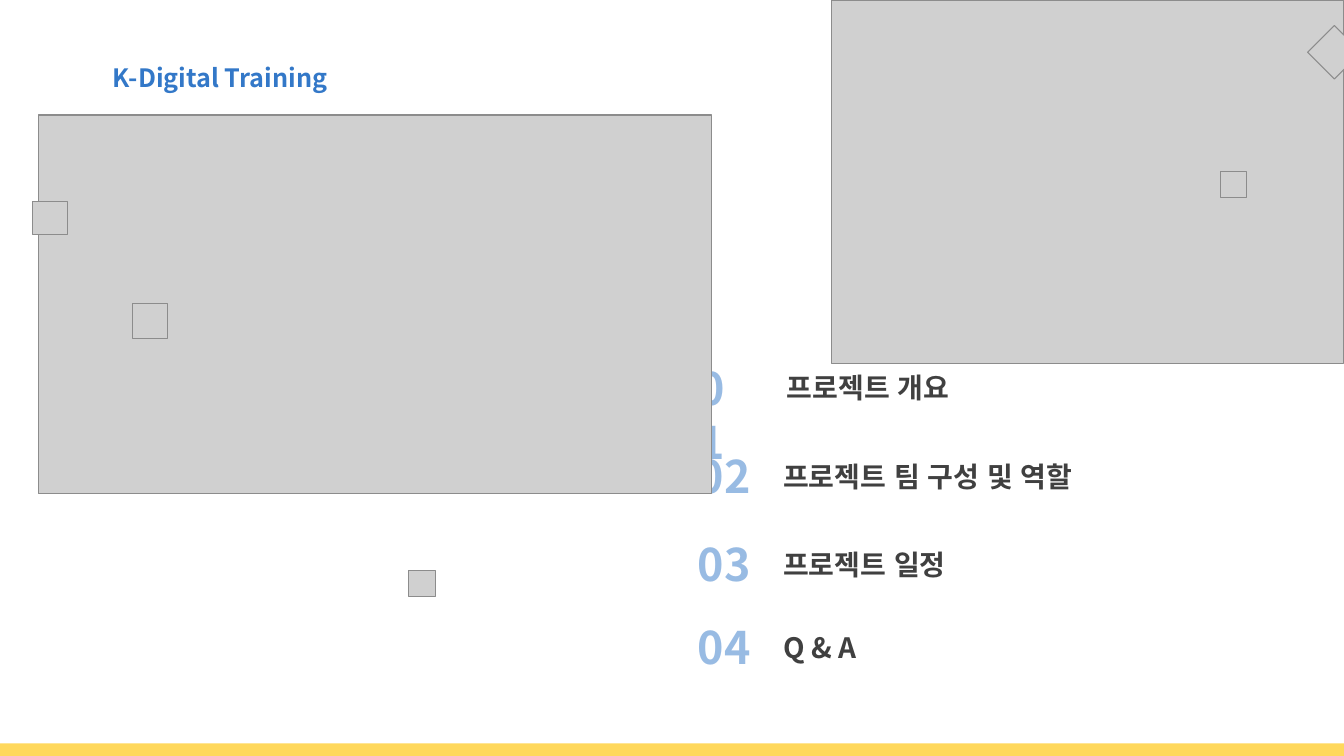
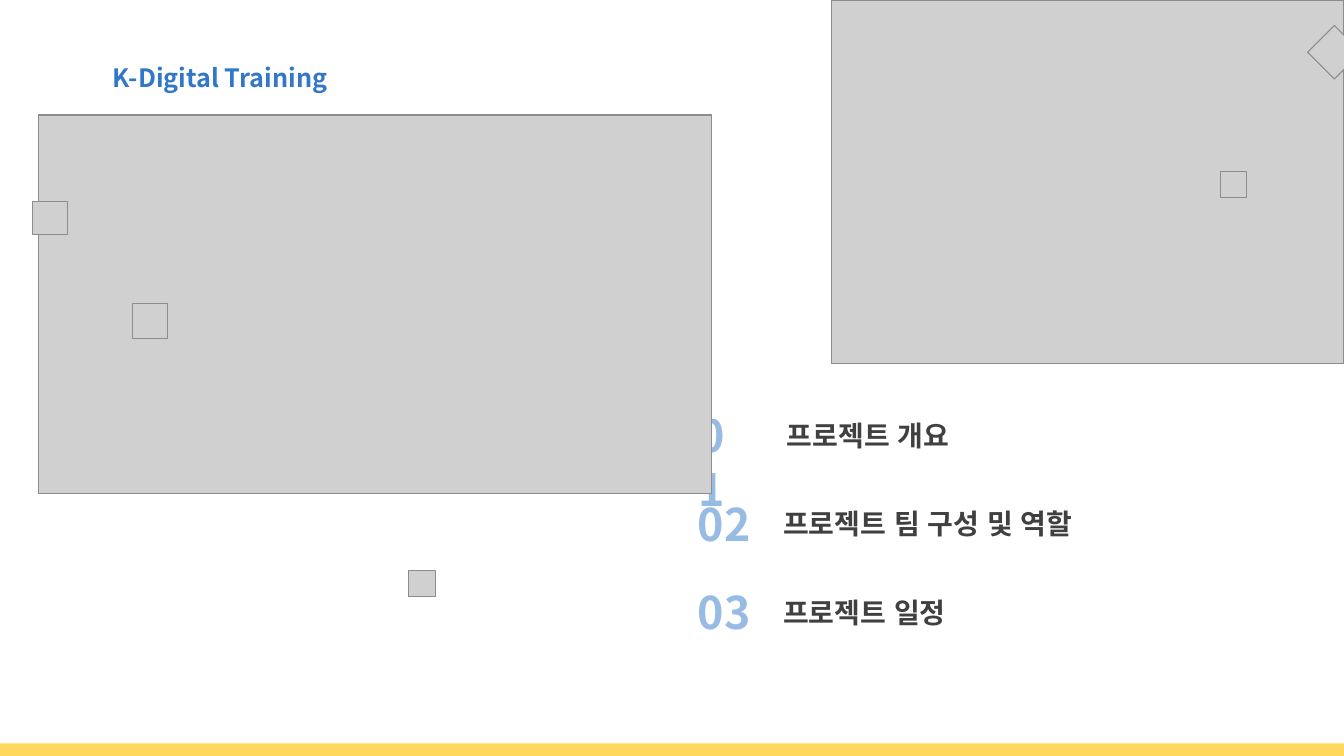
Before and after one commit to seojin0806/html_teamproject, a slide deck: slide 2 of 문서/제안서발표자료(수정중).pptx (slide 3 before the commit). Drawn at 1344x756 pixels with LibreOffice and Linux fonts; fonts in the diff are those of the drawing; grey boxes stand for pictures; background and template pictures are left out. Boxes give left, top, right and bottom in pixels: in the first picture for what was removed or moved away, otherwise in the second. Text is boxed around its words. In the diff, an @@ line names an element or a change of style, - is before the commit and + after.

```diff
--- a/문서/제안서발표자료(수정중).pptx
+++ b/문서/제안서발표자료(수정중).pptx
@@ 4 texts moved together from (x1=689, y1=356, x2=1073, y2=494) to (x1=689, y1=403, x2=1073, y2=542) @@
@@ text "03" moved from (x1=698, y1=547, x2=751, y2=582) to (x1=698, y1=595, x2=751, y2=630) @@
@@ text "프로젝트 일정" moved from (x1=783, y1=551, x2=946, y2=578) to (x1=783, y1=599, x2=946, y2=626) @@
@@ text removed at (x1=698, y1=630, x2=751, y2=665) @@
-04
@@ text removed at (x1=783, y1=637, x2=856, y2=664) @@
-Q & A
```
Also in this commit, not shown: 4 other slides changed, 6 slides added, 8 slides removed.
